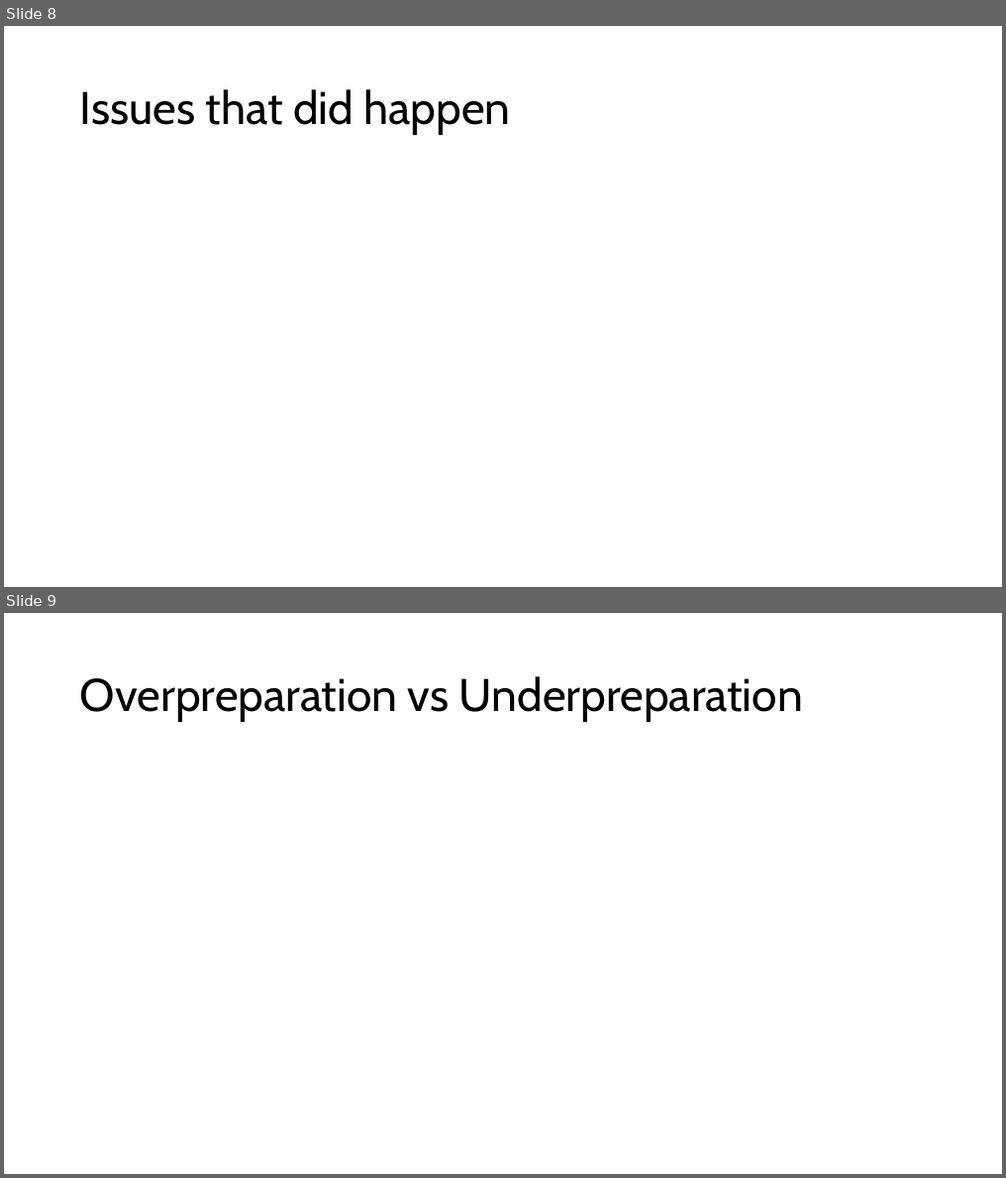
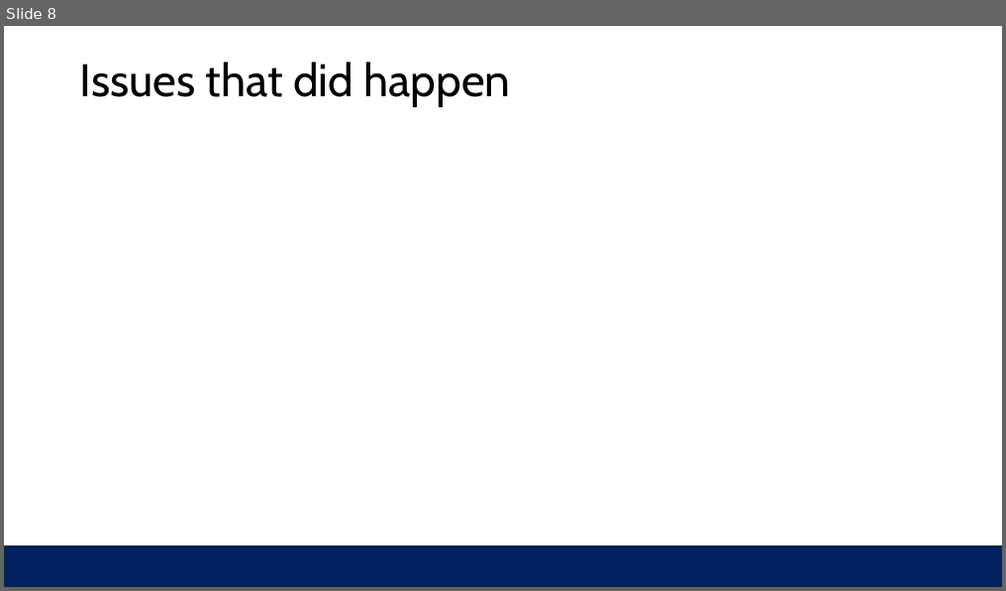
Before and after one commit to sheffy1926/Embedded_Lab_Reports, a slide deck: Y2K.pptx. Shown one above the other, each under a label of ours: slides 8 and 9 before the commit, slide 8 after it. The pictures are 1006x1178 and 1006x591 pixels, drawn with LibreOffice and Linux fonts; fonts in the diff are those of the drawing. Boxes give left, top, right and bottom in pixels: in the first picture for what was removed or moved away, otherwise in the second. Text is boxed around its words. In the diff, an @@ line names an element or a change of style, - is before the commit and + after.

```diff
--- a/Y2K.pptx
+++ b/Y2K.pptx
@@ slide 9 removed at (4, 613, 1002, 1174), background #FFFFFF @@
@@ title removed at (80, 676, 803, 722) @@
-Overpreparation vs Underpreparation
@@ slide 8 changed as well @@
@@ title "Issues that did happen": place and size @@
-title "Issues that did happen" at (80, 89, 511, 135)
+title "Issues that did happen" at (80, 62, 511, 106)
@@ rectangle added at (4, 547, 1002, 587), fill #002060, outline #092A39 1.5 pt @@
```
Also in this commit, not shown: 4 other slides changed, 7 slides added, 4 other slides removed, 8 other files.
